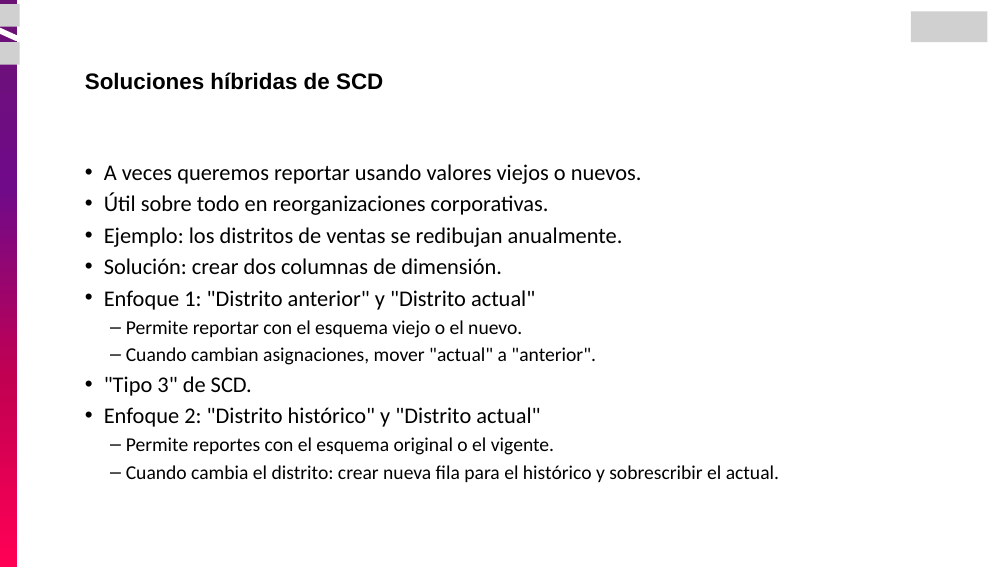
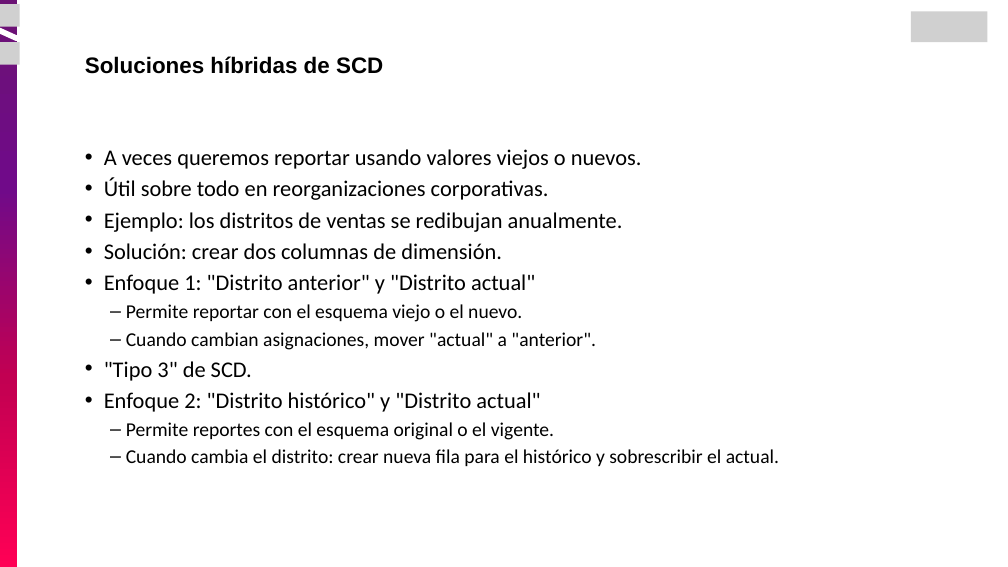
Before and after one commit to pariasm97/curso-ingenieria-de-datos, a slide deck: slide 99 of modulo-02_bases_datos/02_Bodegas de Datos - Intro Redshift/01_Bodegas de Datos.pptx (slide 90 before the commit). Drawn at 1008x567 pixels with LibreOffice and Linux fonts; fonts in the diff are those of the drawing; grey boxes stand for pictures. Boxes give left, top, right and bottom in pixels: in the first picture for what was removed or moved away, otherwise in the second. Text is boxed around its words. In the diff, an @@ line names an element or a change of style, - is before the commit and + after.

```diff
--- a/modulo-02_bases_datos/02_Bodegas de Datos - Intro Redshift/01_Bodegas de Datos.pptx
+++ b/modulo-02_bases_datos/02_Bodegas de Datos - Intro Redshift/01_Bodegas de Datos.pptx
@@ text "Soluciones híbridas de SCD": place and size @@
-text "Soluciones híbridas de SCD" at (85,72,383,90)
+text "Soluciones híbridas de SCD" at (85,56,383,74)
@@ text "A veces queremos reportar usando ...": place and size @@
-text "A veces queremos reportar usando ..." at (104,164,779,482)
+text "A veces queremos reportar usando ..." at (104,149,779,466)
```
Also in this commit, not shown: 22 other slides changed, 13 slides added.
